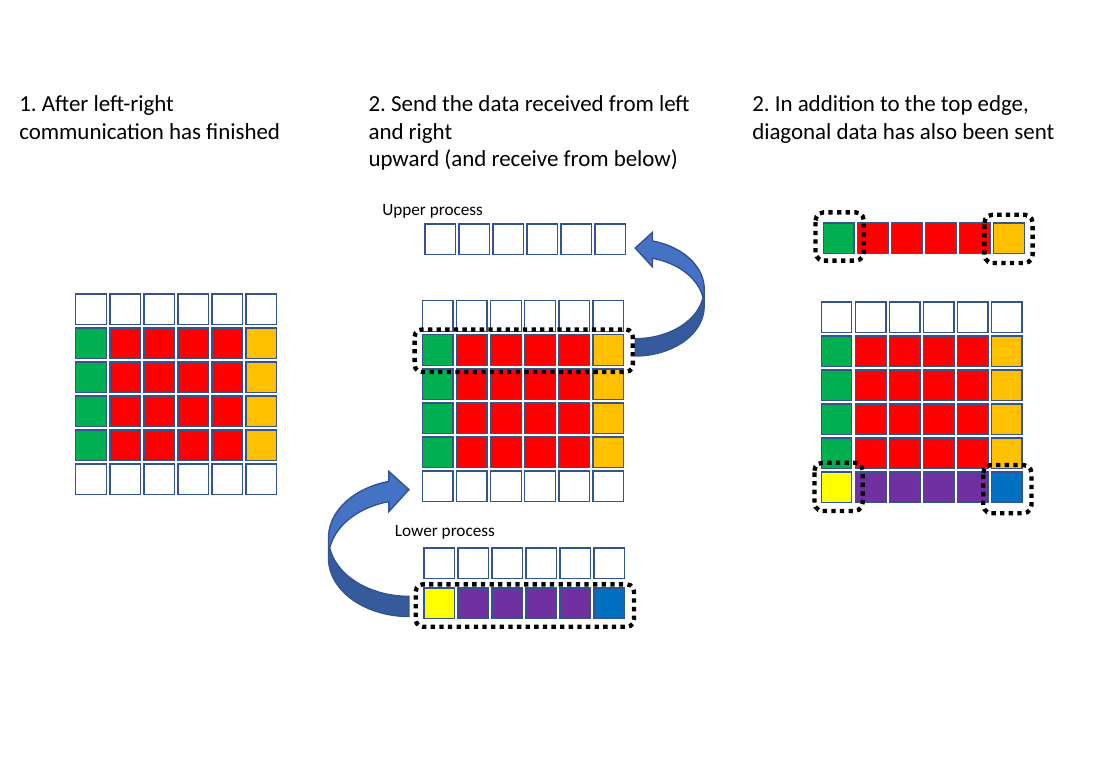
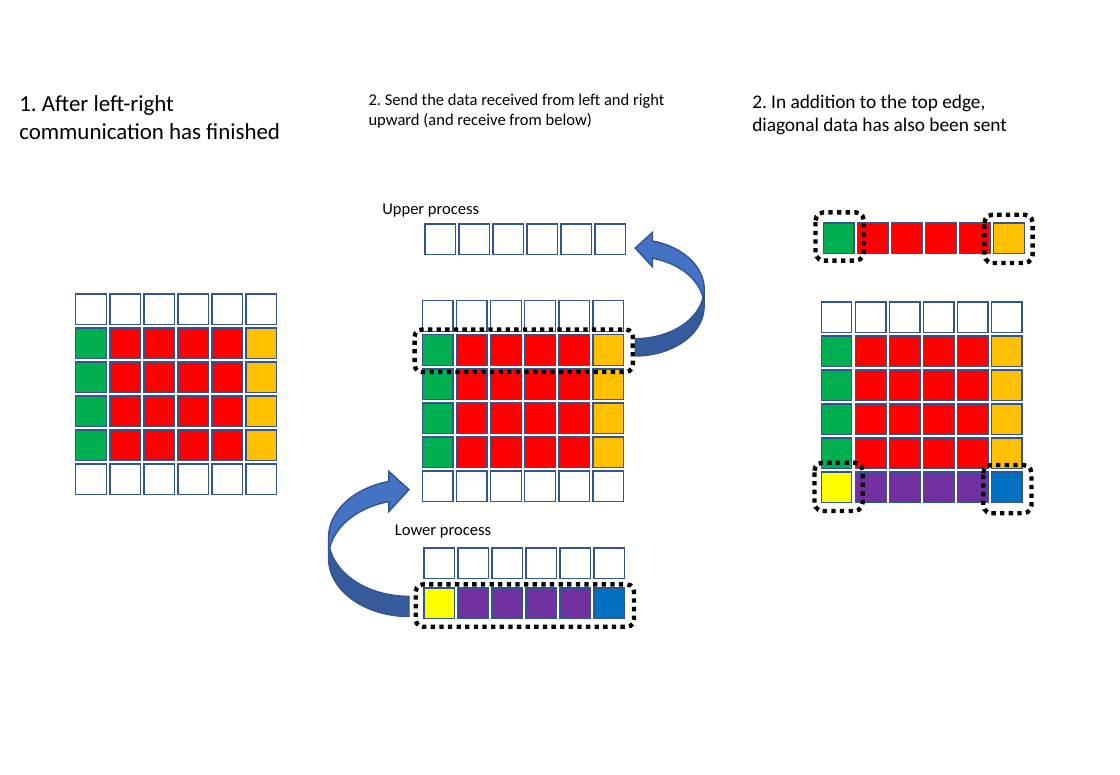
Before and after one commit to kaityo256/sevendayshpc, a slide deck: slide 12 of site-assets/sources/day5/fig-ja-en.pptx. Drawn at 1120x775 pixels with LibreOffice and Linux fonts; fonts in the diff are those of the drawing. Boxes give left, top, right and bottom in pixels: in the first picture for what was removed or moved away, otherwise in the second. Text is boxed around its words. In the diff, an @@ line names an element or a change of style, - is before the commit and + after.

```diff
--- a/site-assets/sources/day5/fig-ja-en.pptx
+++ b/site-assets/sources/day5/fig-ja-en.pptx
@@ text "2. Send the data received ..." at (x1=369, y1=93, x2=664, y2=128): size 16 to 11.5 pt @@
@@ text "2. In addition to the ..." at (x1=752, y1=94, x2=1007, y2=135): size 16 to 13.5 pt @@
@@ text "Upper process" at (x1=382, y1=203, x2=479, y2=217): size 12 to 11.5 pt @@
@@ text "Lower process" at (x1=395, y1=524, x2=491, y2=538): size 12 to 11.5 pt @@
```
Also in this commit, not shown: 3 other slides changed, 8 other files.
